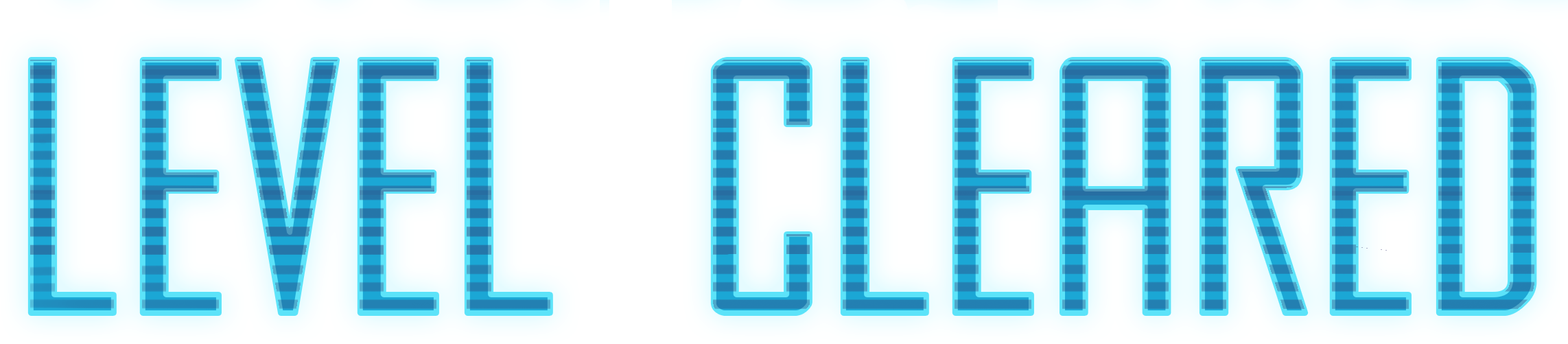
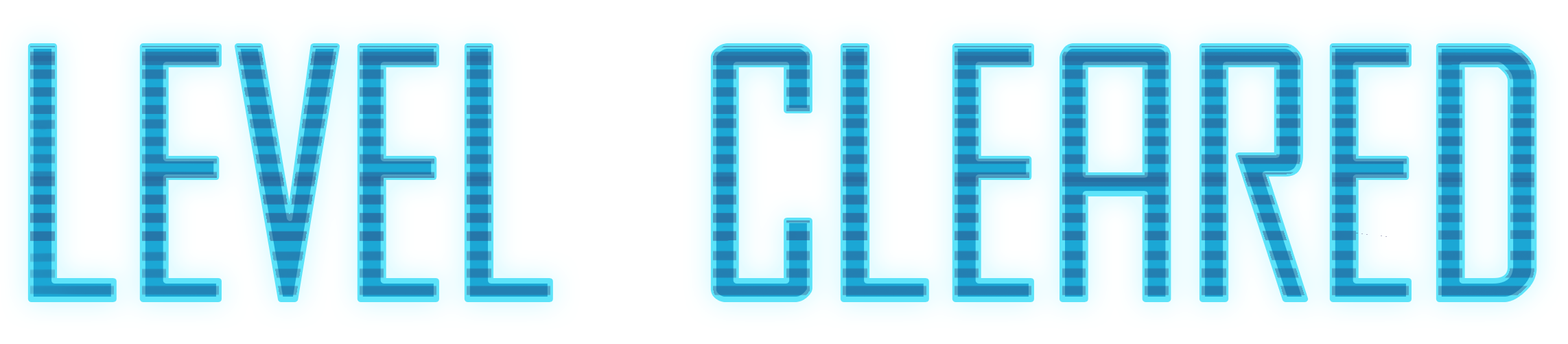
Before/after of a 1568×344 layered artwork. What changed in the layer stack:
painted on "Layer 1" over [10, 0, 1568, 337]
